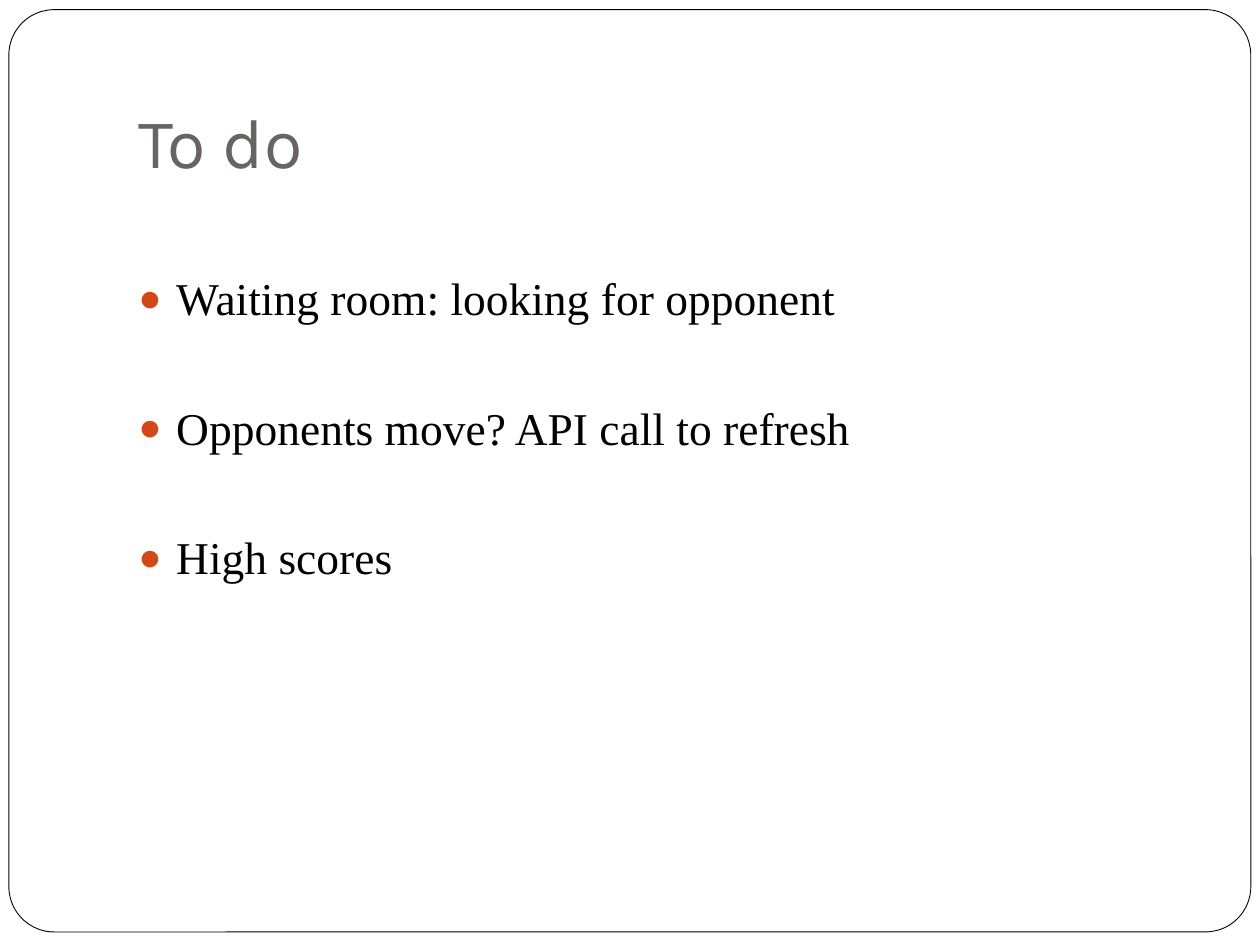
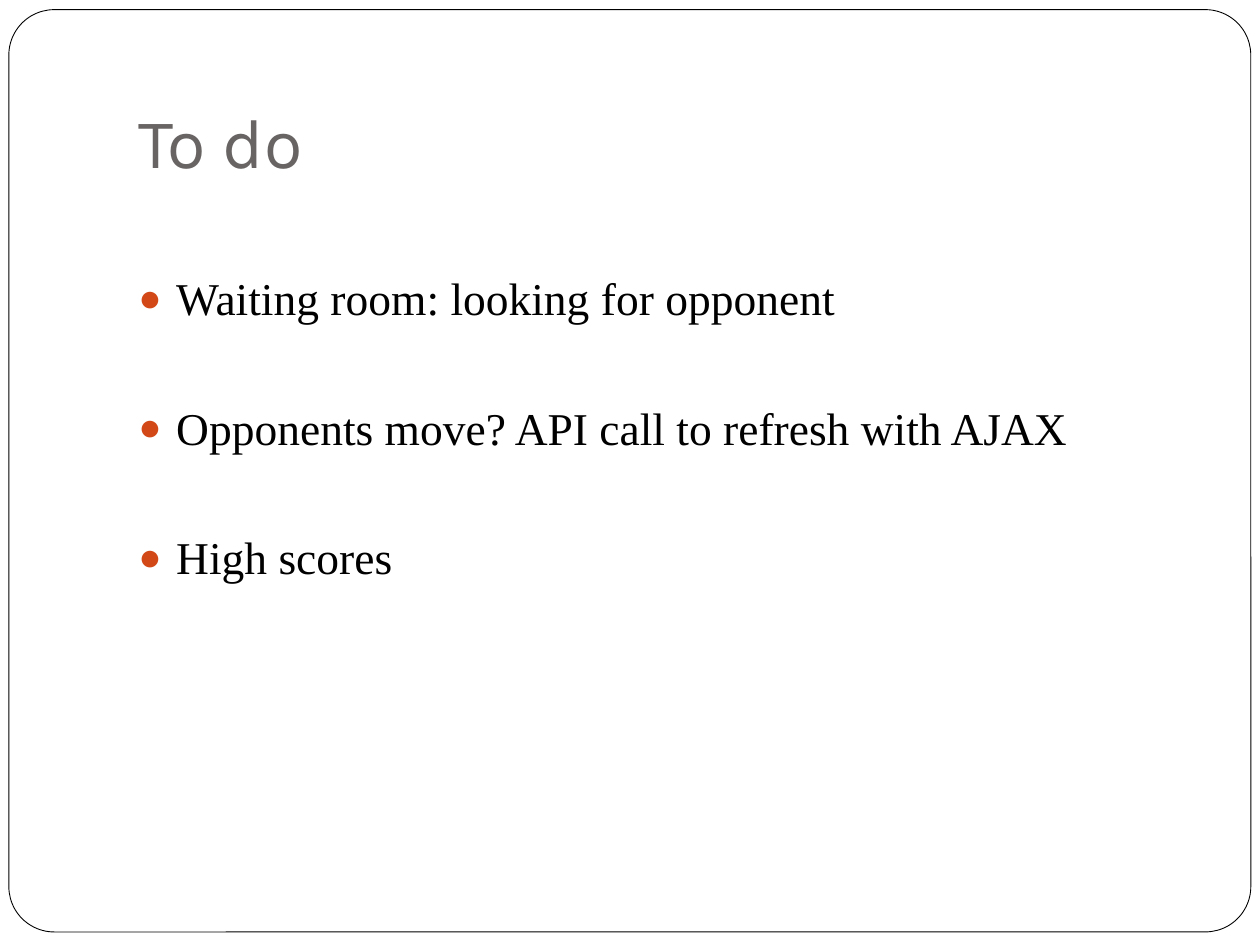
Before and after one commit to MErends/Project_Erends, a slide deck: slide 11 of Reversi.pptx. Drawn at 1260x945 pixels with LibreOffice and Linux fonts; fonts in the diff are those of the drawing. Boxes give left, top, right and bottom in pixels: in the first picture for what was removed or moved away, otherwise in the second. Text is boxed around its words. In the diff, an @@ line names an element or a change of style, - is before the commit and + after.

Commit message:
Better presentation

```diff
--- a/Reversi.pptx
+++ b/Reversi.pptx
@@ text at bbox=[176, 413, 1067, 454]: text changed @@
-● Opponents move? API call to refresh
+● Opponents move? API call to refresh with AJAX
```
Also in this commit, not shown: 6 other slides changed.
